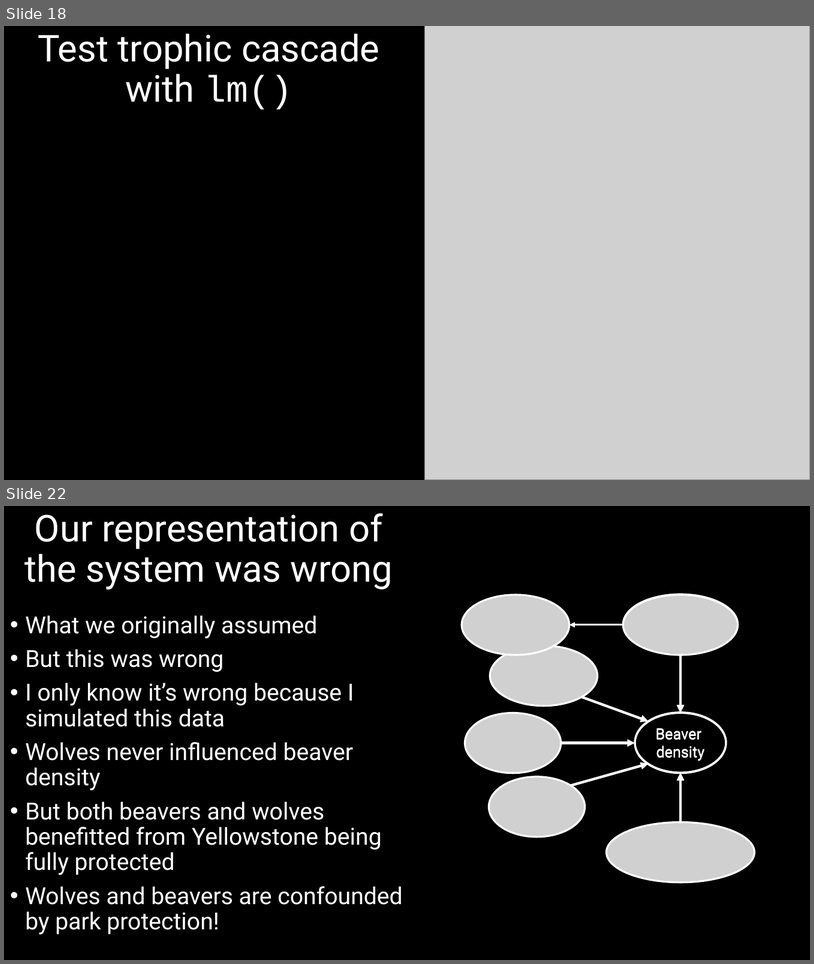
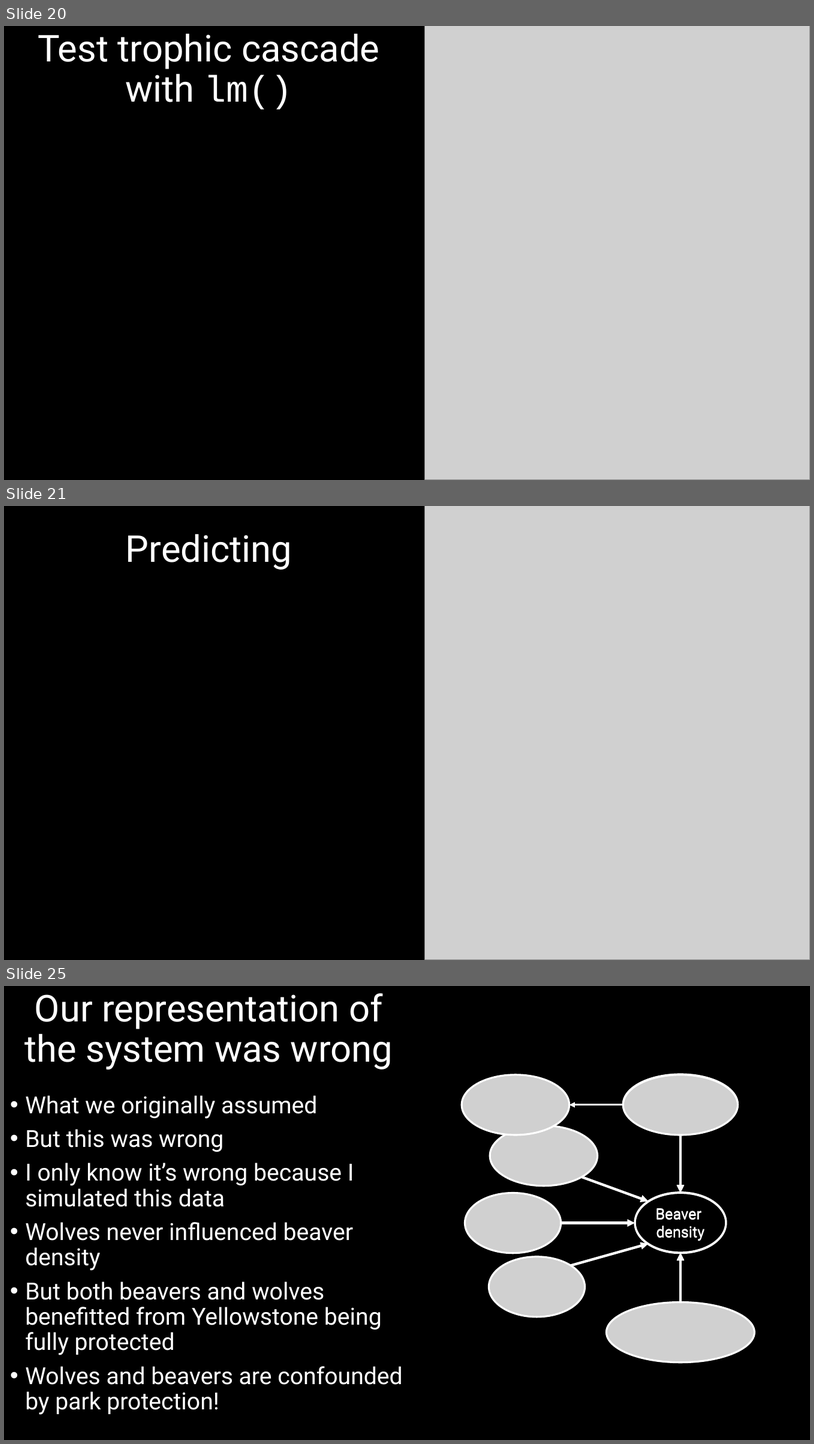
Before and after one commit to DeonRoos/stats-for-biologists, a slide deck: Lecture 9 - Multivariate LM/Slides/Lecutre 7.1 Multiple LM theory.pptx. Shown one above the other, each under a label of ours: slides 18 and 22 before the commit, slides 20, 21 and 25 after it; the slides between them are not shown. The pictures are 814x964 and 814x1444 pixels, drawn with LibreOffice and Linux fonts; fonts in the diff are those of the drawing; grey boxes stand for pictures. Boxes give left, top, right and bottom in pixels: in the first picture for what was removed or moved away, otherwise in the second. Text is boxed around its words. In the diff, an @@ line names an element or a change of style, - is before the commit and + after.

```diff
--- a/Lecture 9 - Multivariate LM/Slides/Lecutre 7.1 Multiple LM theory.pptx
+++ b/Lecture 9 - Multivariate LM/Slides/Lecutre 7.1 Multiple LM theory.pptx
@@ slide 21 added at [4, 506, 810, 960], background #000000 @@
@@ picture added at [425, 506, 810, 960] @@
@@ title added at [126, 534, 292, 570], 44 pt, text #FFFFFF @@
+Predicting
@@ rectangle added at [255, 775, 304, 798], fill #000000, outline #000000 1.5 pt @@
@@ rectangle added at [267, 822, 321, 846], fill #000000, outline #000000 1.5 pt @@
@@ rectangle added at [252, 868, 307, 891], fill #000000, outline #000000 1.5 pt @@
@@ rectangle added at [267, 918, 321, 940], fill #000000, outline #000000 1.5 pt @@
@@ what was slide 18 is now slide 20 @@
@@ what was slide 22 is now slide 25 @@
```
Also in this commit, not shown: 5 slides changed, 2 other slides added, 5 other files.
